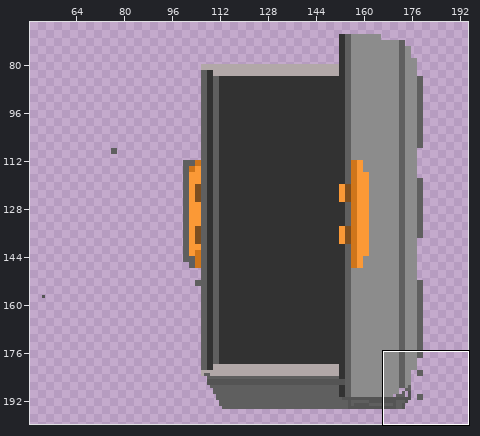
One commit to this sprite sheet: resources/chest1.png. Above: a wide view before the commit, with the close-up outlined.
Close-up. Old version:
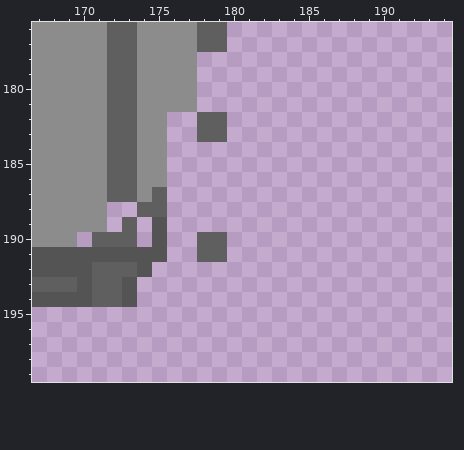
The file is 256x256 pixels. Colours within 5 levels of each other are drawn and written as one. Shown: x 167..194, y 176..199. The wide view leaves out empty margins. The commit also changed other parts of the picture, which this record leaves out.
New version:
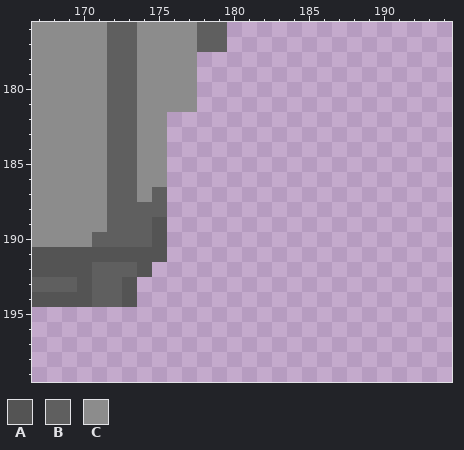
Palette (. is transparent): A #545454  B #5f5f5f  C #8c8c8c
Changes in this commit:
Changed rows in their new state; - is an unchanged pixel.
first column x 178:
182 ..
183 ..
first column x 170:
188 --BB------
189 --B-B-----
190 C---B---..
191 --------..
